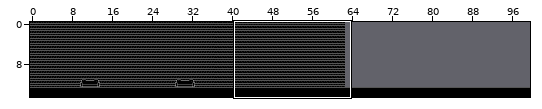
A Tiled map gets an edit: assets/levels/level_1.tmx. Above, an overview of the earlier version with the close-up marked.
Close-up. First the earlier version:
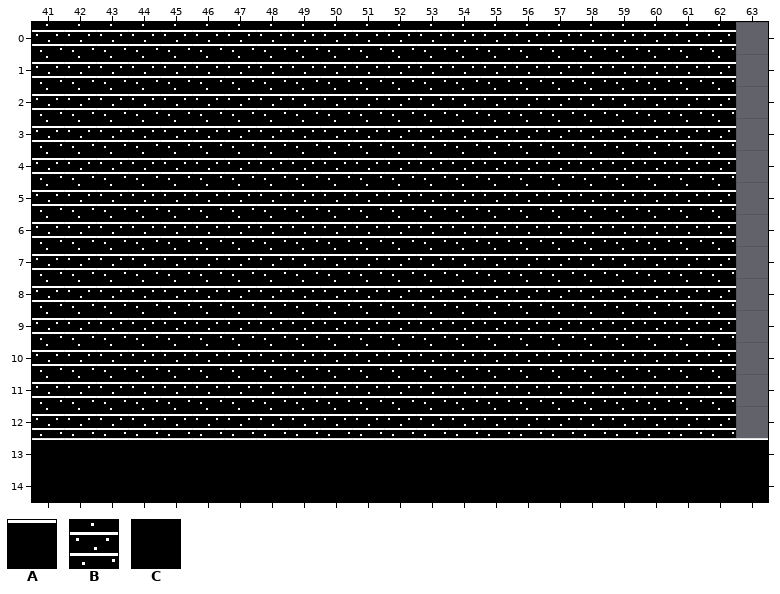
Cells are 16x16 px. Shown: x 41..63, y 0..14. The commit also changed other parts of the map, which this record leaves out.
Key: from "tileset": A 1, B 11, C 17.
_ is an empty cell.
Layers that did not change in this view are not listed.
Layer "Ground" before, first column x 41:
 0 BBBBBBBBBBBBBBBBBBBBBB_
 1 BBBBBBBBBBBBBBBBBBBBBB_
 2 BBBBBBBBBBBBBBBBBBBBBB_
 3 BBBBBBBBBBBBBBBBBBBBBB_
 4 BBBBBBBBBBBBBBBBBBBBBB_
 5 BBBBBBBBBBBBBBBBBBBBBB_
 6 BBBBBBBBBBBBBBBBBBBBBB_
 7 BBBBBBBBBBBBBBBBBBBBBB_
 8 BBBBBBBBBBBBBBBBBBBBBB_
 9 BBBBBBBBBBBBBBBBBBBBBB_
10 BBBBBBBBBBBBBBBBBBBBBB_
11 BBBBBBBBBBBBBBBBBBBBBB_
12 BBBBBBBBBBBBBBBBBBBBBB_
13 AAAAAAAAAAAAAAAAAAAAAAA
14 CCCCCCCCCCCCCCCCCCCCCCC
The result:
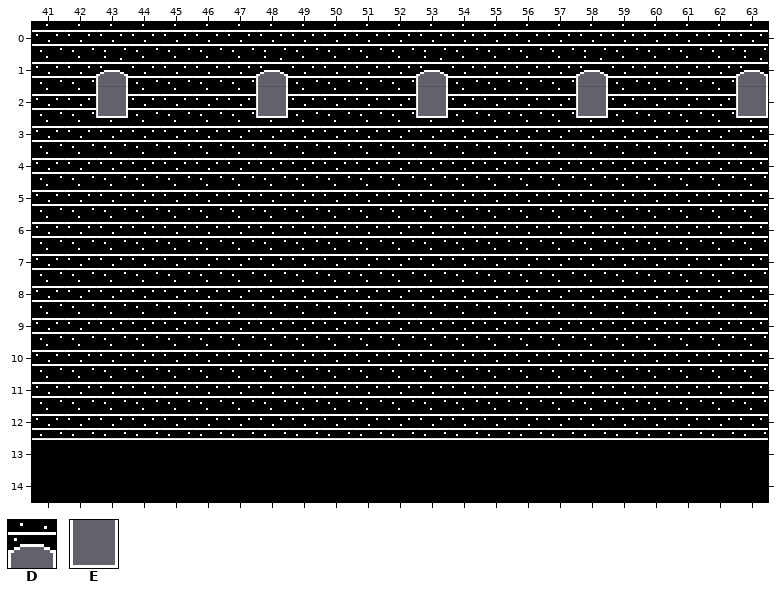
Further tiles: from "tileset": D 8, E 24.
Changes in this commit:
Changed rows in their new state; . is an unchanged cell.
Layer "Background":
first column x 43:
 0 ....................B
 1 D....D....D....D....D
 2 E....E....E....E....E
 3 ....................B
 4 ....................B
 5 ....................B
 6 ....................B
 7 ....................B
 8 ....................B
 9 ....................B
10 ....................B
11 ....................B
12 ....................B
Layer "Ground":
first column x 43:
 1 _...._...._...._
 2 _...._...._...._
Boxes around the changes in both close-ups, in picture pixels (x1, y1, x2, y2):
added: (736, 22, 768, 438)
changed: (96, 56, 128, 118)
changed: (256, 56, 288, 118)
changed: (416, 56, 448, 118)
changed: (576, 56, 608, 118)
